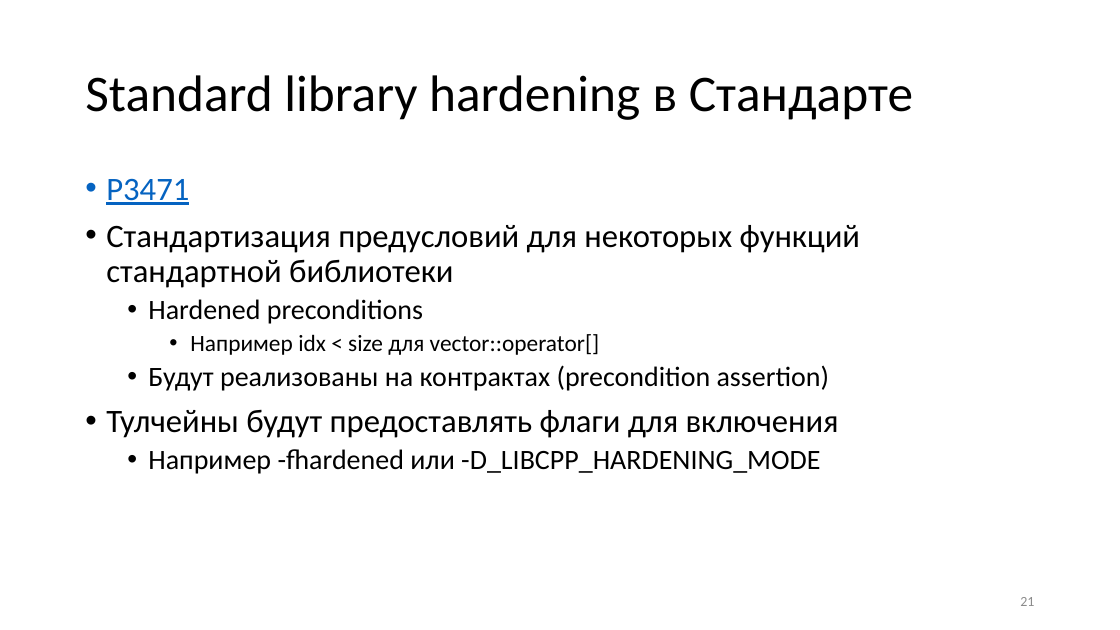
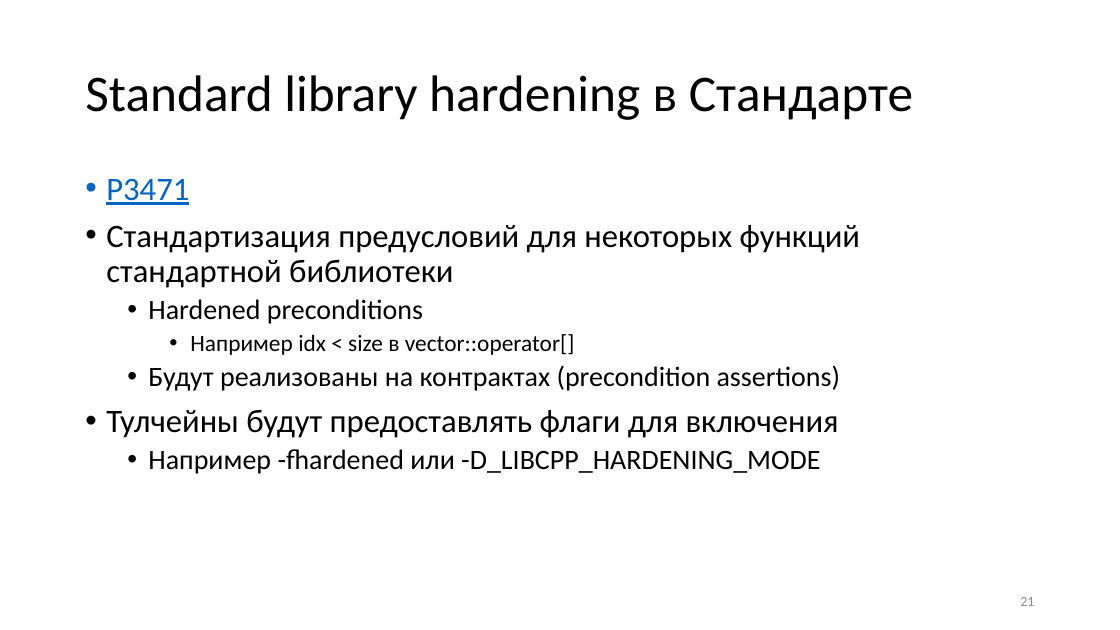
Before and after one commit to yugr/slides, a slide deck: slide 21 of CppZeroCost/2025/Rusyaev/hardening_v2.pptx. Drawn at 1120x630 pixels with LibreOffice and Linux fonts; fonts in the diff are those of the drawing. Boxes give left, top, right and bottom in pixels: in the first picture for what was removed or moved away, otherwise in the second. Text is boxed around its words. In the diff, an @@ line names an element or a change of style, - is before the commit and + after.

```diff
--- a/CppZeroCost/2025/Rusyaev/hardening_v2.pptx
+++ b/CppZeroCost/2025/Rusyaev/hardening_v2.pptx
@@ text at <box>148,334,840,391</box>: text changed @@
-    • Например idx < size для vector::operator[]
-  • Будут реализованы на контрактах (precondition assertion)
+    • Например idx < size в vector::operator[]
+  • Будут реализованы на контрактах (precondition assertions)
```
Also in this commit, not shown: 10 other slides changed, 2 slides removed, 1 other file.
